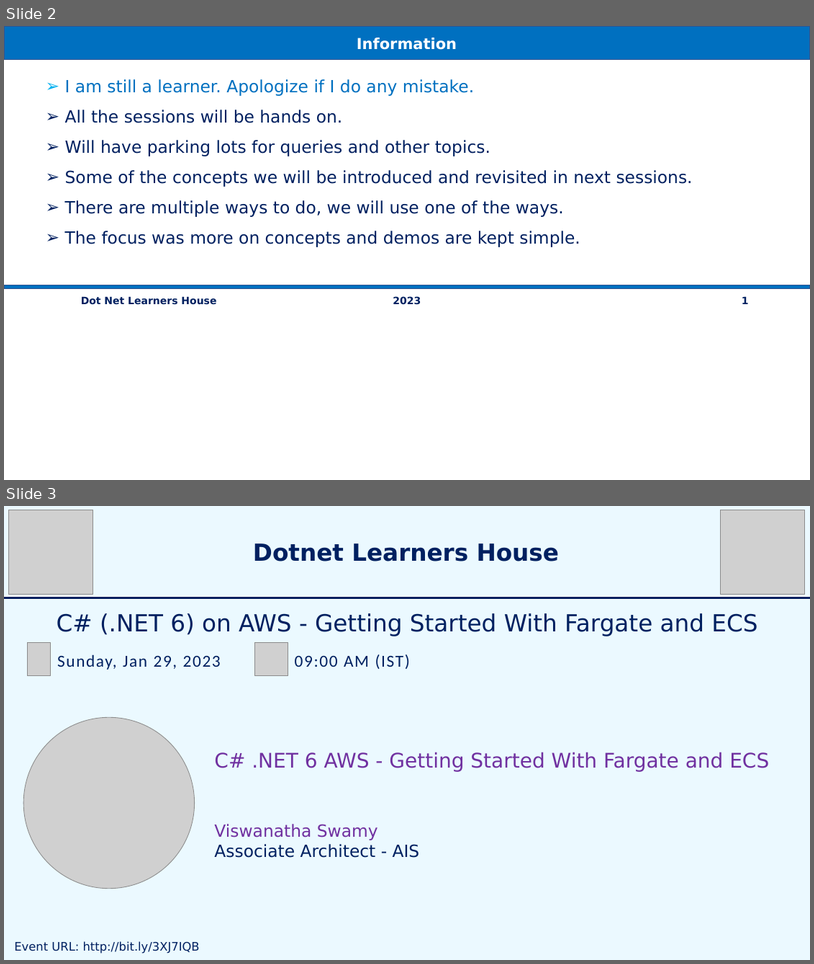
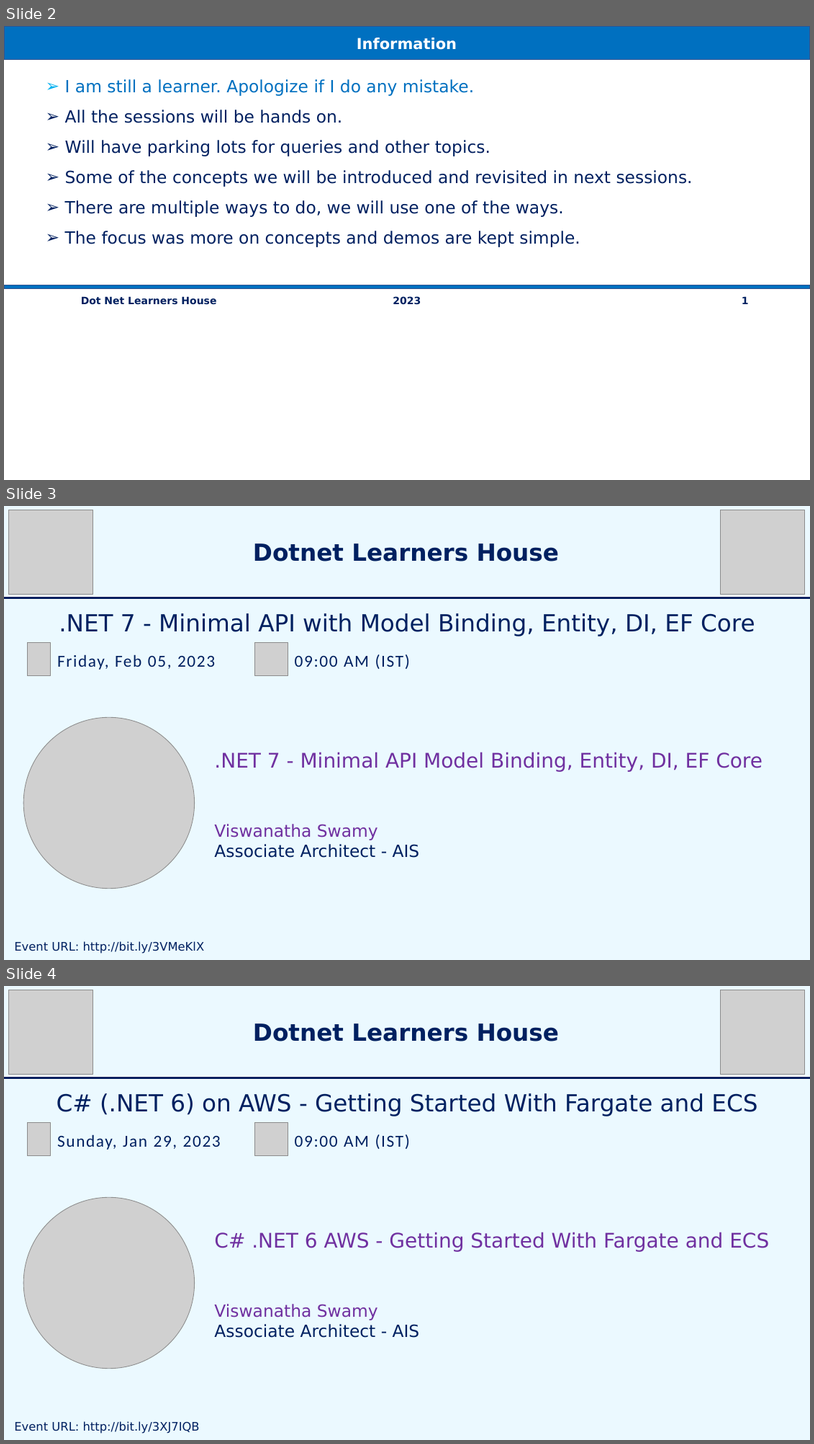
Before and after one commit to vishipayyallore/speaker-series-2023, a slide deck: TechTalk.pptx. Shown one above the other, each under a label of ours: slides 2 and 3 before the commit, slides 2, 3 and 4 after it. The pictures are 814x964 and 814x1444 pixels, drawn with LibreOffice and Linux fonts; fonts in the diff are those of the drawing; grey boxes stand for pictures. Boxes give left, top, right and bottom in pixels: in the first picture for what was removed or moved away, otherwise in the second. Text is boxed around its words. In the diff, an @@ line names an element or a change of style, - is before the commit and + after.

```diff
--- a/TechTalk.pptx
+++ b/TechTalk.pptx
@@ slide 3 added at <box>4,506,810,960</box>, background #DDF6FF at 57% opacity @@
@@ picture added at <box>8,510,93,595</box> @@
@@ picture added at <box>721,510,805,595</box> @@
@@ text added at <box>253,543,559,561</box>, 28 pt, text #002060, bold @@
+Dotnet Learners House
@@ rectangle added at <box>4,596,810,599</box>, fill #002060, outline #FFFFFF 1 pt @@
@@ text added at <box>59,613,756,636</box>, 28 pt, text #002060 @@
+.NET 7 - Minimal API with Model Binding, Entity, DI, EF Core
@@ picture added at <box>27,643,51,675</box> @@
@@ text added at <box>57,654,215,669</box>, 20 pt, text #002060 @@
+Friday, Feb 05, 2023
@@ picture added at <box>255,643,288,675</box> @@
@@ text added at <box>295,654,410,669</box>, 20 pt, text #002060 @@
+09:00 AM (IST)
@@ picture added at <box>23,717,195,888</box> @@
@@ text added at <box>214,752,763,857</box>, 24 pt, text #7030A0 @@
+.NET 7 - Minimal API Model Binding, Entity, DI, EF Core
+Viswanatha Swamy
+Associate Architect - AIS
@@ text added at <box>14,941,205,953</box>, 14 pt, text #002060 @@
+Event URL: http://bit.ly/3VMeKlX
@@ what was slide 3 is now slide 4 @@
```
Also in this commit, not shown: 3 other files.
